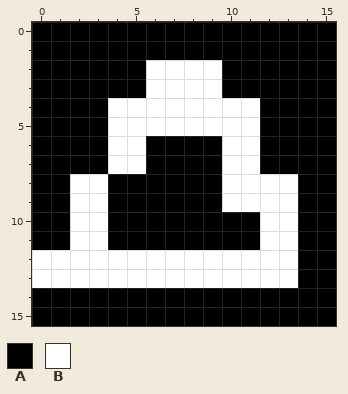
Two states of a pixel-art sprite, examples/Matrix/modules/convert video/photo/frame_3.png. The picture above was drawn from the file before the commit.
The file is 160x160 pixels, drawn in blocks of 10x10; one block is one cell here.
Palette (. is transparent): A #000000  B #ffffff
Pixels before, first column x 0:
 0 AAAAAAAAAAAAAAAA
 1 AAAAAAAAAAAAAAAA
 2 AAAAAABBBBAAAAAA
 3 AAAAAABBBBAAAAAA
 4 AAAABBBBBBBBAAAA
 5 AAAABBBBBBBBAAAA
 6 AAAABBAAAABBAAAA
 7 AAAABBAAAABBAAAA
 8 AABBAAAAAABBBBAA
 9 AABBAAAAAABBBBAA
10 AABBAAAAAAAABBAA
11 AABBAAAAAAAABBAA
12 BBBBBBBBBBBBBBAA
13 BBBBBBBBBBBBBBAA
14 AAAAAAAAAAAAAAAA
15 AAAAAAAAAAAAAAAA
After the commit:
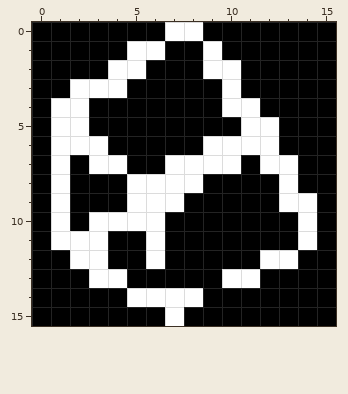
Edits made:
Colour A replaces colour B in row 2 at x 6 to 8; in row 3 at x 6 to 9; in row 4 at x 4 to 9; in row 5 at x 4 to 10; in row 6 at x 4 to 5; in row 7 at x 5 and 11.
Colour A replaces colour B in rows 8 to 9 at x 2 to 3 and 10 to 12; in row 10 at x 2 and 12 to 13; in row 11 at x 12 to 13; in row 12 at x 0 to 1, 4 to 5 and 7 to 11; in row 13 at x 0 to 2, 5 to 9 and 12 to 13.
Colour B replaces colour A in row 0 at x 7 to 8; in row 1 at x 5 to 6 and 9; in row 2 at x 4 to 5 and 10; in row 3 at x 2 to 4 and 10; in row 4 at x 1 to 2; in row 5 at x 1 to 2 and 12.
Colour B replaces colour A in row 6 at x 1 to 3, 9 and 12; in row 7 at x 1, 3, 7 to 9 and 12 to 13; in row 8 at x 1 and 5 to 8; in row 9 at x 1, 5 to 7 and 14; in row 10 at x 1, 4 to 6 and 14; in row 11 at x 1, 6 and 14.
Colour B replaces colour A in row 14 at x 5 to 8; in row 15 at x 7.
